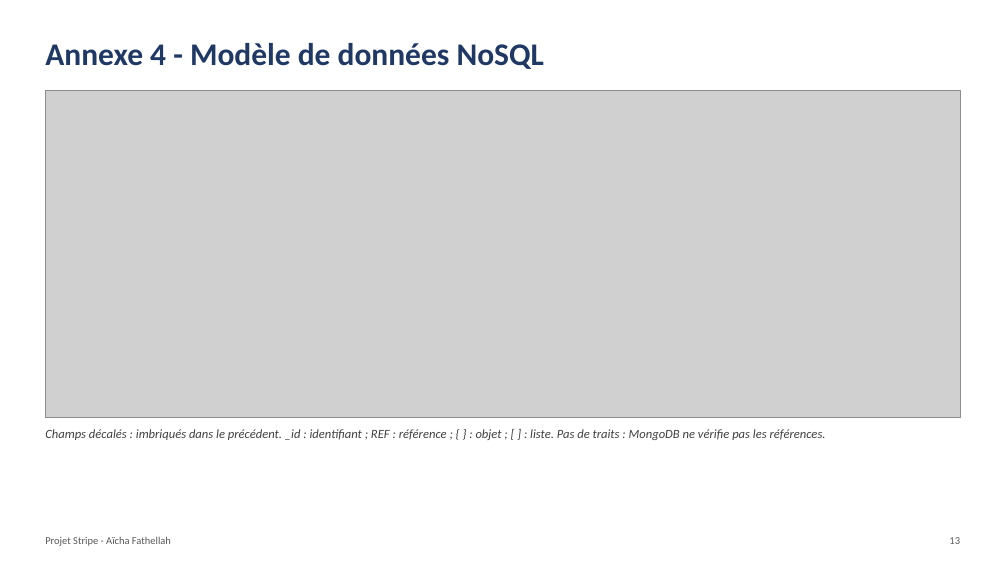
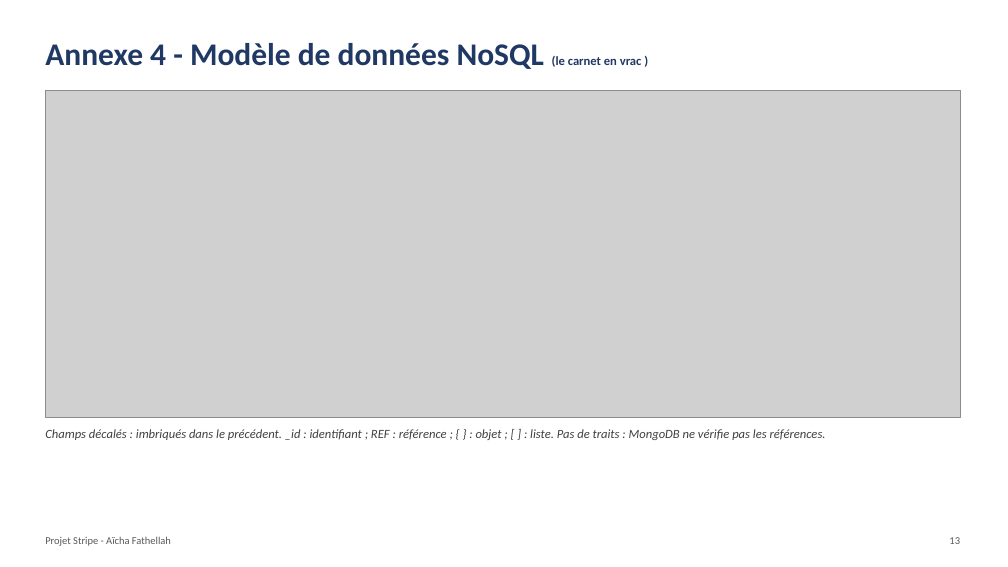
Before and after one commit to AichaFa/3-Projets_Lead, a slide deck: slide 13 of 2_Stripe_Business_Case/01_presentation/Presentation_Stripe.pptx. Drawn at 1008x567 pixels with LibreOffice and Linux fonts; fonts in the diff are those of the drawing; grey boxes stand for pictures. Boxes give left, top, right and bottom in pixels: in the first picture for what was removed or moved away, otherwise in the second. Text is boxed around its words. In the diff, an @@ line names an element or a change of style, - is before the commit and + after.

```diff
--- a/2_Stripe_Business_Case/01_presentation/Presentation_Stripe.pptx
+++ b/2_Stripe_Business_Case/01_presentation/Presentation_Stripe.pptx
@@ title at (45, 43, 642, 69): text changed @@
-Annexe 4 - Modèle de données NoSQL
+Annexe 4 - Modèle de données NoSQL (le carnet en vrac )
```
Also in this commit, not shown: 10 other slides changed, 5 other files.
